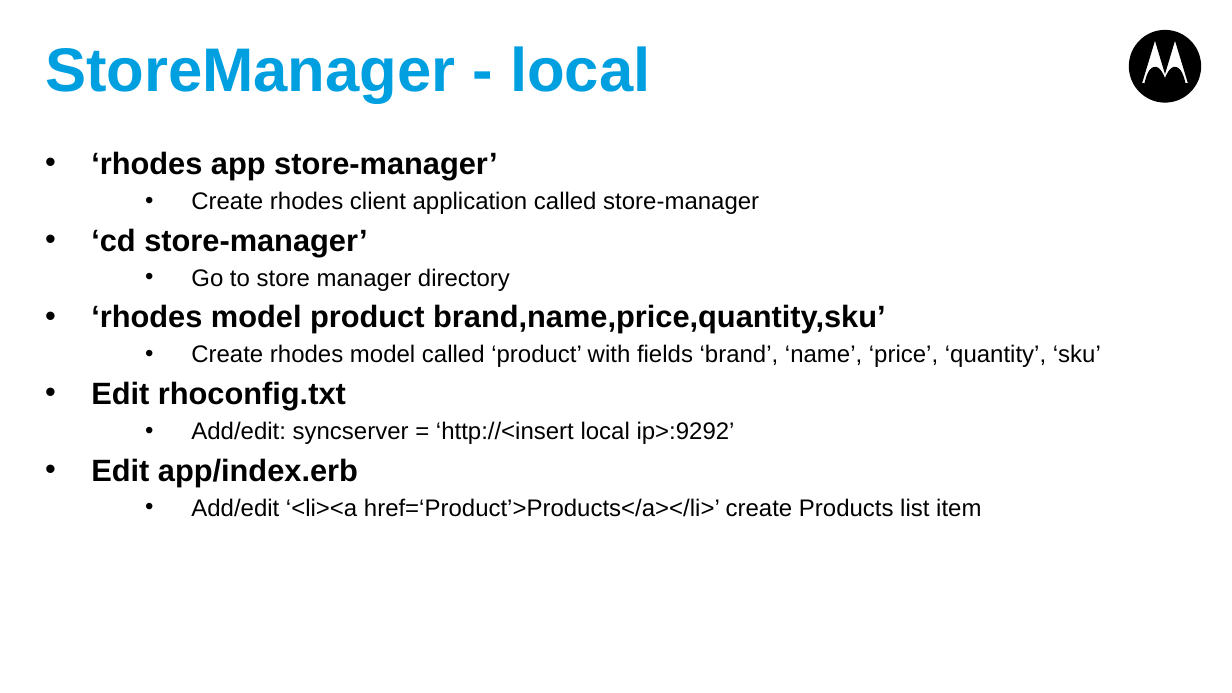
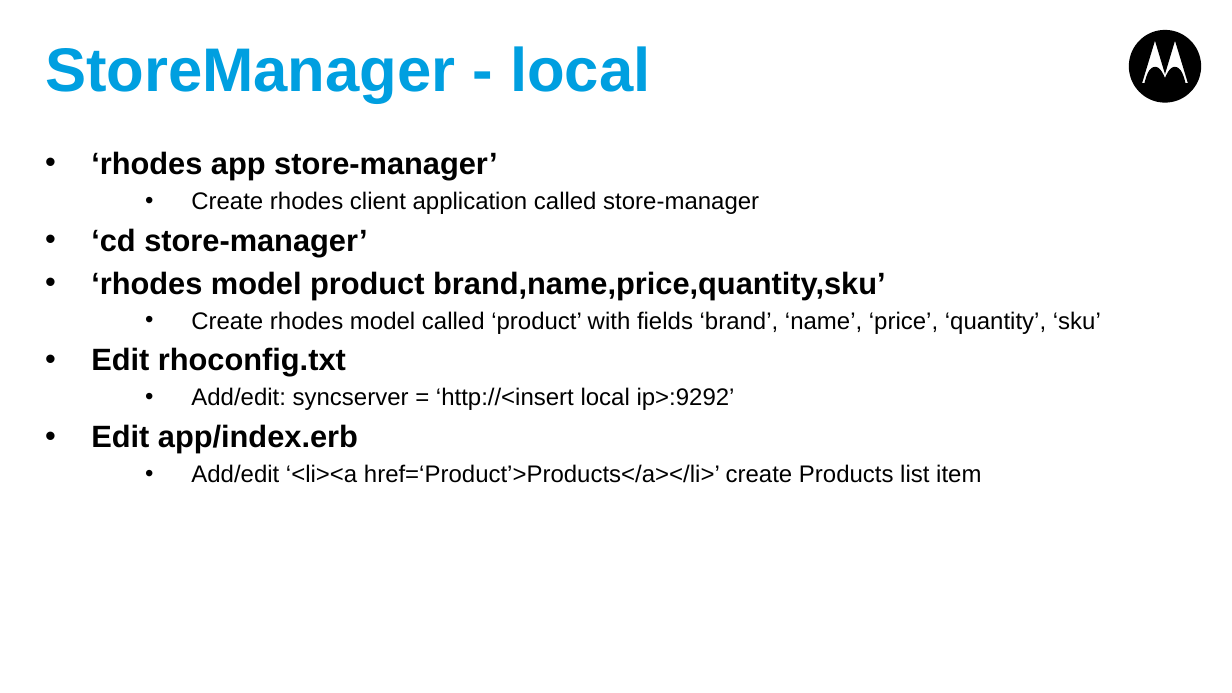
Before and after one commit to shurab/Rhoconnect-Demo, a slide deck: slide 10 of Rhoconnect-appforum.pptx. Drawn at 1232x693 pixels with LibreOffice and Linux fonts; fonts in the diff are those of the drawing. Boxes give left, top, right and bottom in pixels: in the first picture for what was removed or moved away, otherwise in the second. Text is boxed around its words. In the diff, an @@ line names an element or a change of style, - is before the commit and + after.

```diff
--- a/Rhoconnect-appforum.pptx
+++ b/Rhoconnect-appforum.pptx
@@ text at [191,268,510,291]: paragraph removed @@
-  • Go to store manager directory
```
Also in this commit, not shown: 3 other slides changed.
